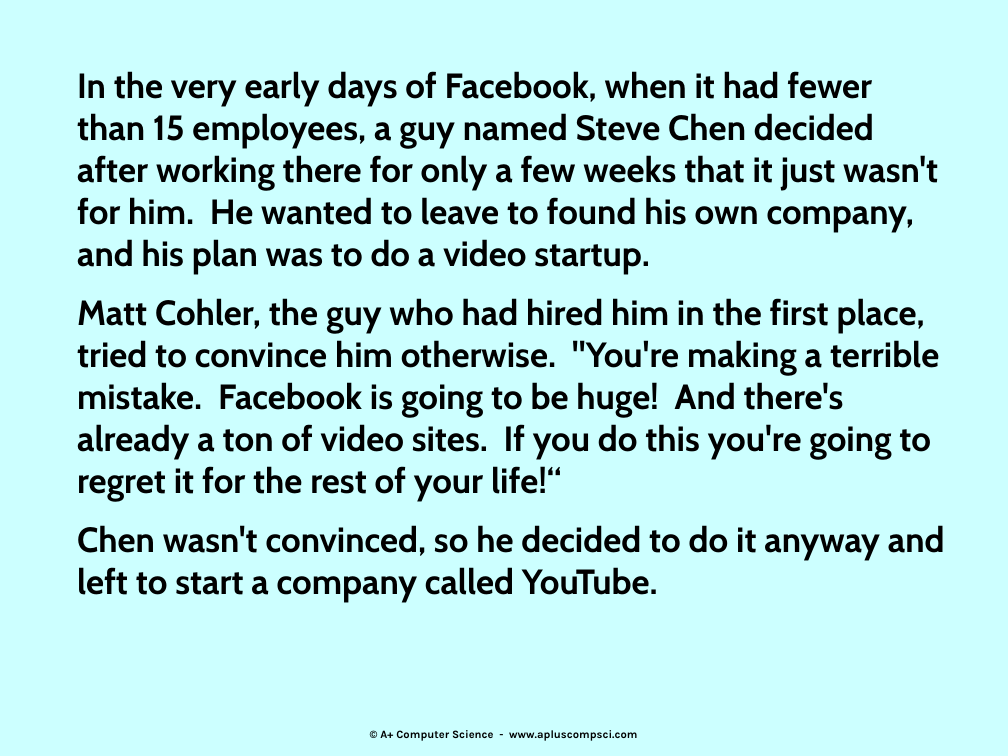
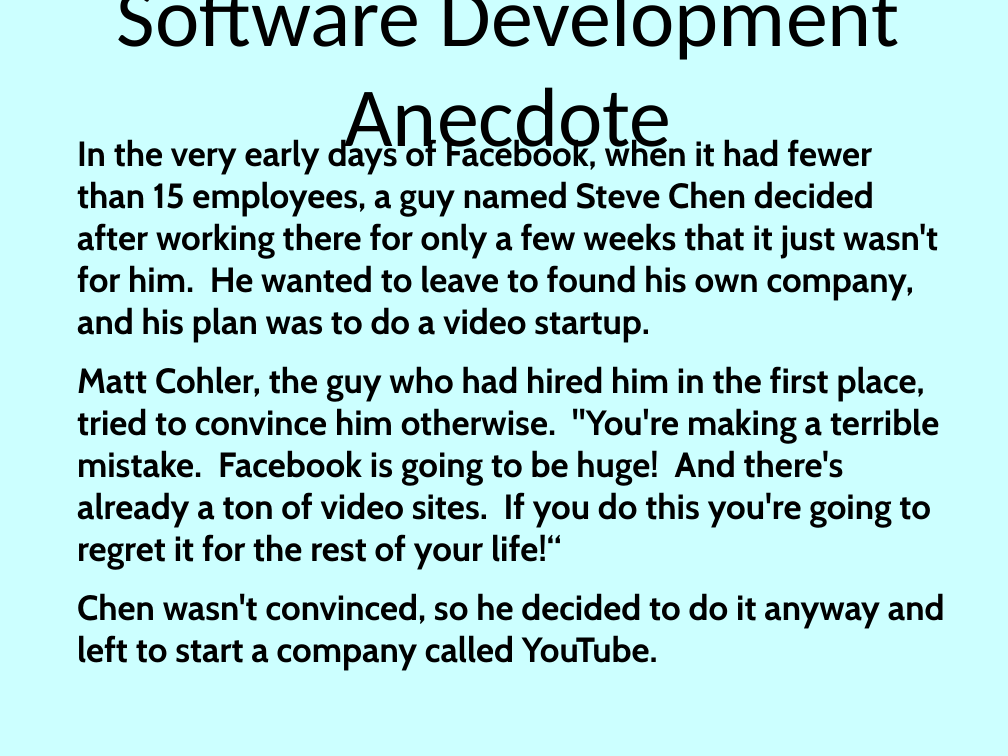
Before and after one commit to Cy-FairCS/cs3, a slide deck: slide 2 of u10b_sorts/notes/n2sorts.pptx. Drawn at 1008x756 pixels with LibreOffice and Linux fonts; fonts in the diff are those of the drawing. Boxes give left, top, right and bottom in pixels: in the first picture for what was removed or moved away, otherwise in the second. Text is boxed around its words. In the diff, an @@ line names an element or a change of style, - is before the commit and + after.

```diff
--- a/u10b_sorts/notes/n2sorts.pptx
+++ b/u10b_sorts/notes/n2sorts.pptx
@@ title added at [117,0,899,166], 60 pt, text #000000 @@
+Software Development Anecdote
@@ text "In the very early days ...": place and size @@
-text "In the very early days ..." at [77,71,945,602]
+text "In the very early days ..." at [77,137,945,671]
@@ text removed at [380,730,637,741] @@
-© A+ Computer Science - www.apluscompsci.com
```
Also in this commit, not shown: 20 other slides changed, 2 slides removed.
